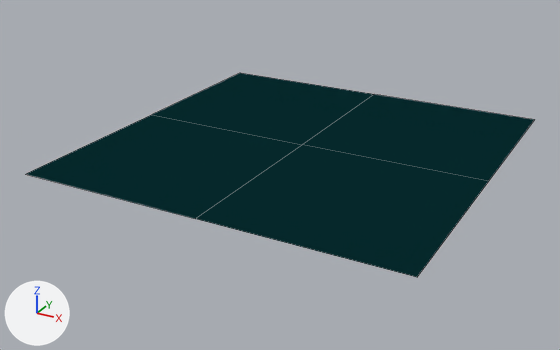
Two versions of the FBX model Assets/Resources/Models/[SM]/floor1.fbx, one commit apart.
Both versions are drawn from a camera (50 mm lens) standing at (8.8, -17.22, 7.58) and looking at (-0.36, -0.57, -0.75). The axes (+X, +Y, +Z) are drawn at lower left. The lights are the same throughout. The first picture is the older version. Mesh edges are drawn as thin lines. Where no turn or scale is listed for an object, it has been applied to the vertices.

Objects in the first picture: 'floor - DO NOT TOUCH.001'.
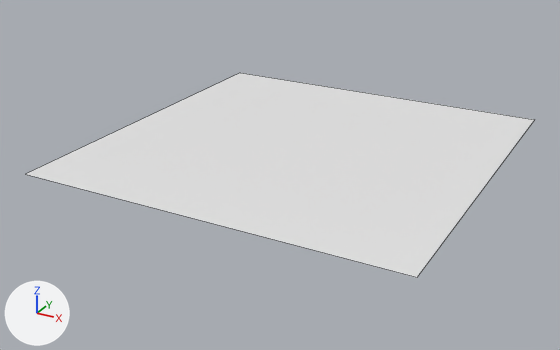
Commit message: Fixed floor assets

Where the newer file only moved an object's origin or applied its transform, the numbers keep the older frame.

Pixel boxes [x1, y1, x2, y2] of what changed, in the pictures (560 x 350 px):
'floor - DO NOT TOUCH.001', reshaped, recoloured (lighter)
    both: [27, 73, 534, 277]

The edits, one by one:
me_plane_003 is used by ob_floor___do_not_touch_001; location (0.0, 0.0, 0.0).
Verts and faces of me_plane_003; kept vertices keep their numbers, new ones are numbered from 9.
Before the commit, vertices of me_plane_003: 0 (-5.0, 5.0, 0.0) at pixel (240, 72), 1 (5.0, 5.0, 0.0) at pixel (534, 119), 2 (-5.0, -5.0, 0.0) at pixel (25, 174), 3 (5.0, -5.0, 0.0) at pixel (417, 277), 4 (0.0, 5.0, 0.0) at pixel (374, 94).
Before the commit, vertices of me_plane_003: 5 (5.0, 0.0, 0.0) at pixel (488, 181), 6 (0.0, -5.0, 0.0) at pixel (195, 218), 7 (-5.0, 0.0, 0.0) at pixel (151, 114), 8 (0.0, 0.0, 0.0) at pixel (302, 144).
me_plane_003 had 9 vertices, 4 faces and spanned x -5.0..5.0, y -5.0..5.0, z 0.0.
me_plane_003 no longer uses material mat_teal (cyan #4df3ff).
me_plane_003 now has 4 vertices, 1 face and spans x -5.0..5.0, y -5.0..5.0, z 0.0.
Part 1, on me_plane_003:
Vertices deleted: 4 to 8 (with the faces that use them).
New faces: (0, 1, 3, 2).
